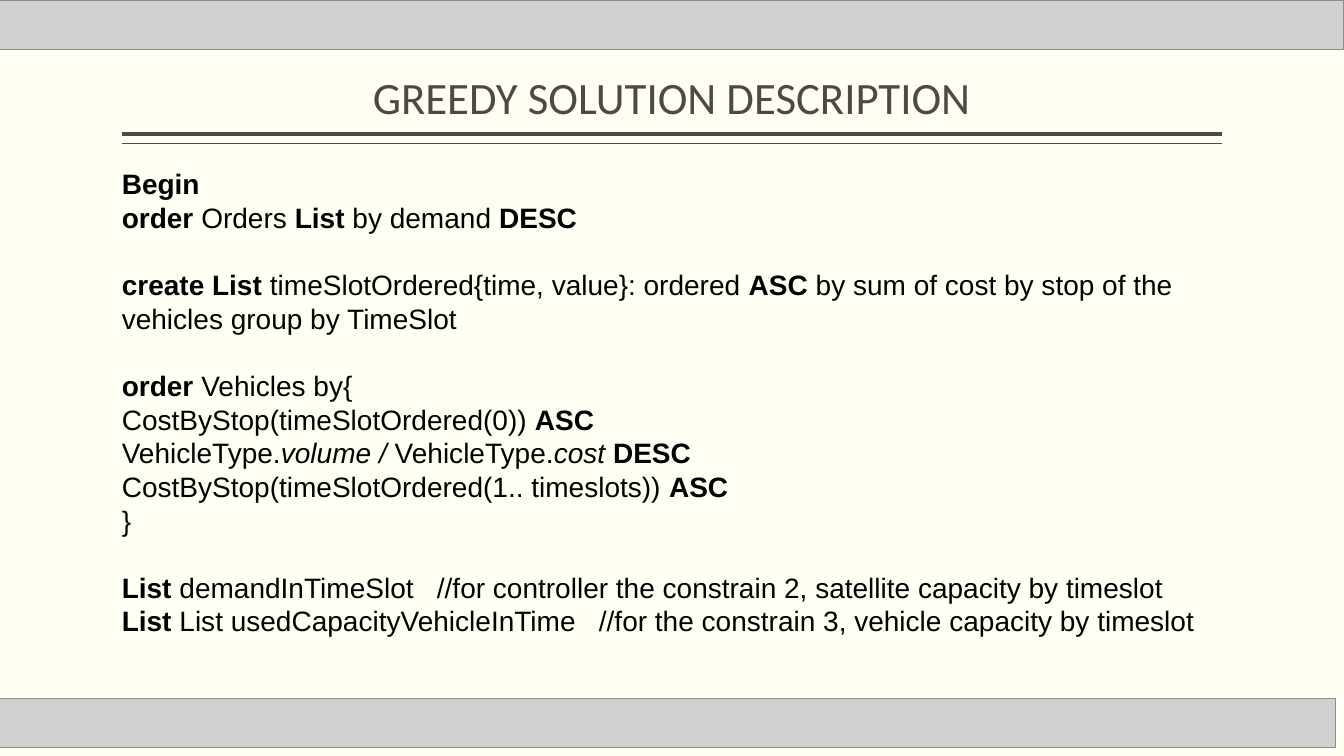
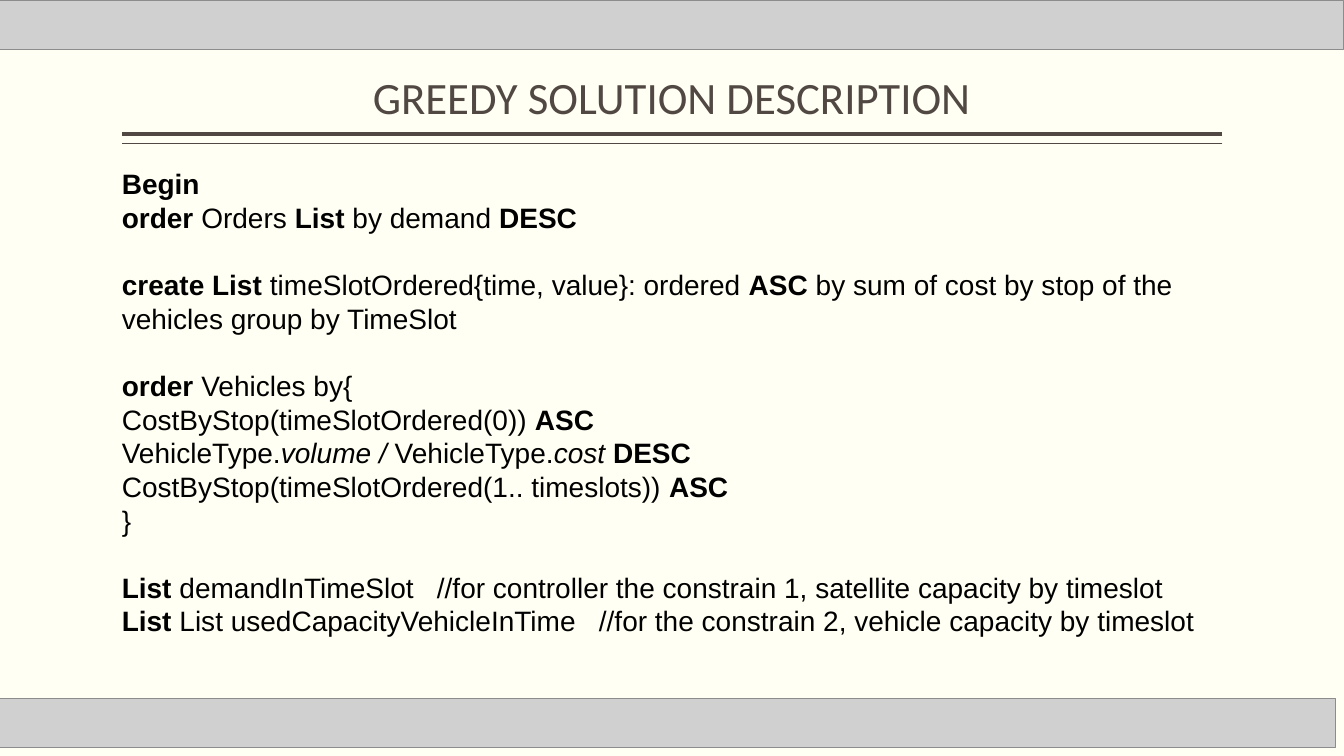
Before and after one commit to averanes/BinPackingProblem, a slide deck: slide 7 of bpdmo_greedy.pptx. Drawn at 1344x756 pixels with LibreOffice and Linux fonts; fonts in the diff are those of the drawing; grey boxes stand for pictures. Boxes give left, top, right and bottom in pixels: in the first picture for what was removed or moved away, otherwise in the second. Text is boxed around its words. In the diff, an @@ line names an element or a change of style, - is before the commit and + after.

Commit message:
update ppt

```diff
--- a/bpdmo_greedy.pptx
+++ b/bpdmo_greedy.pptx
@@ text at bbox=[122, 577, 1194, 637]: text changed @@
-List demandInTimeSlot //for controller the constrain 2, satellite capacity by timeslot
-List List usedCapacityVehicleInTime //for the constrain 3, vehicle capacity by timeslot
+List demandInTimeSlot //for controller the constrain 1, satellite capacity by timeslot
+List List usedCapacityVehicleInTime //for the constrain 2, vehicle capacity by timeslot
```
Also in this commit, not shown: 11 other files.
